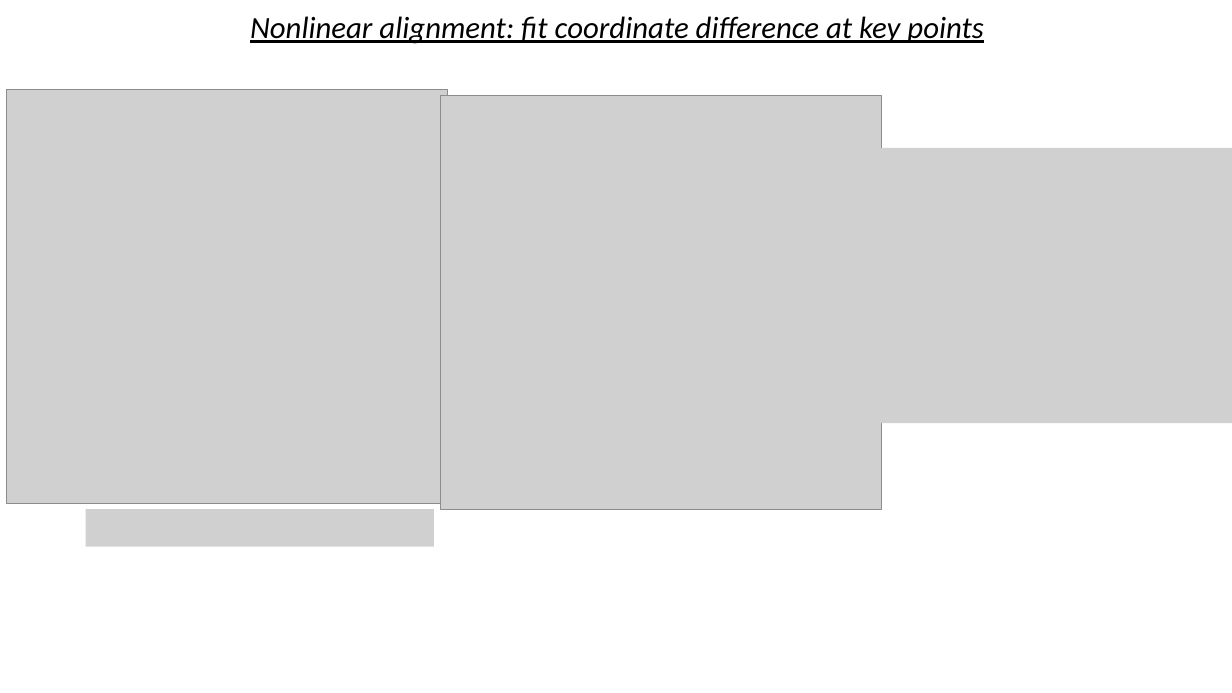
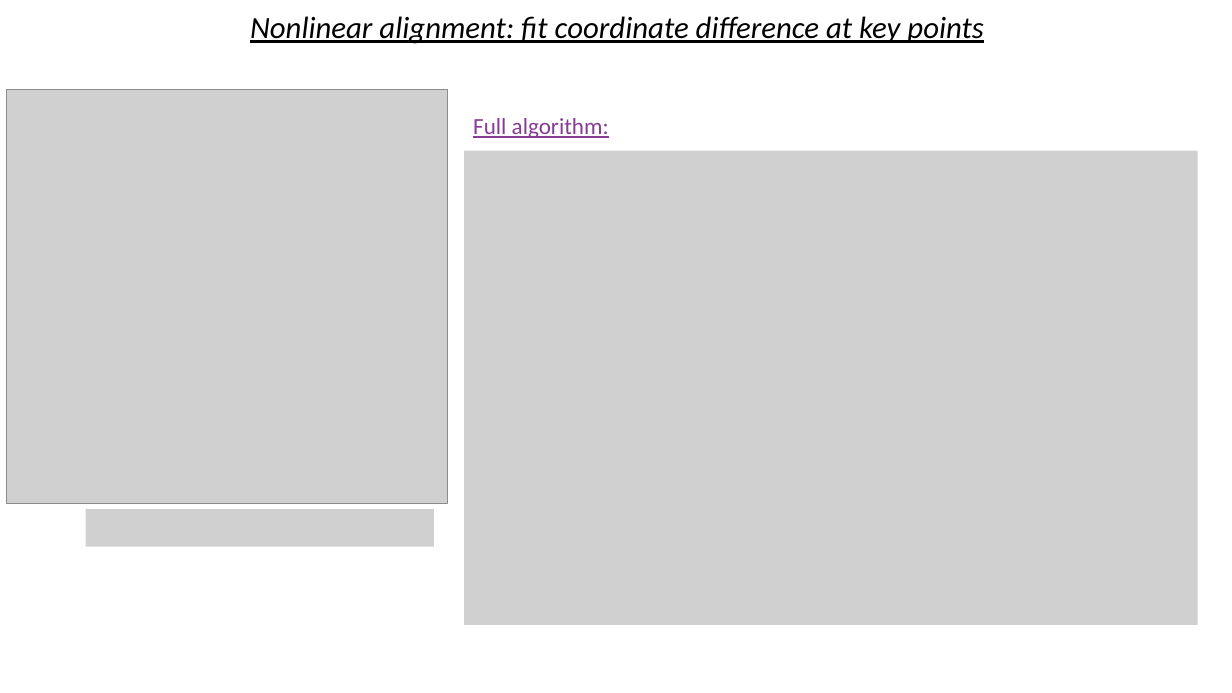
Before and after one commit to Mixanik-43/IDAO-2020, a slide deck: slide 4 of report.pptx. Drawn at 1232x693 pixels with LibreOffice and Linux fonts; fonts in the diff are those of the drawing; grey boxes stand for pictures. Boxes give left, top, right and bottom in pixels: in the first picture for what was removed or moved away, otherwise in the second. Text is boxed around its words. In the diff, an @@ line names an element or a change of style, - is before the commit and + after.

Commit message:
updated report (algorithm description)

```diff
--- a/report.pptx
+++ b/report.pptx
@@ picture removed at <box>441,95,882,509</box> @@
@@ text added at <box>473,118,609,138</box>, 18 pt, text #873C94, underline @@
+Full algorithm:
@@ picture removed at <box>882,148,1232,423</box> @@
@@ picture added at <box>464,151,1198,625</box> @@
```
